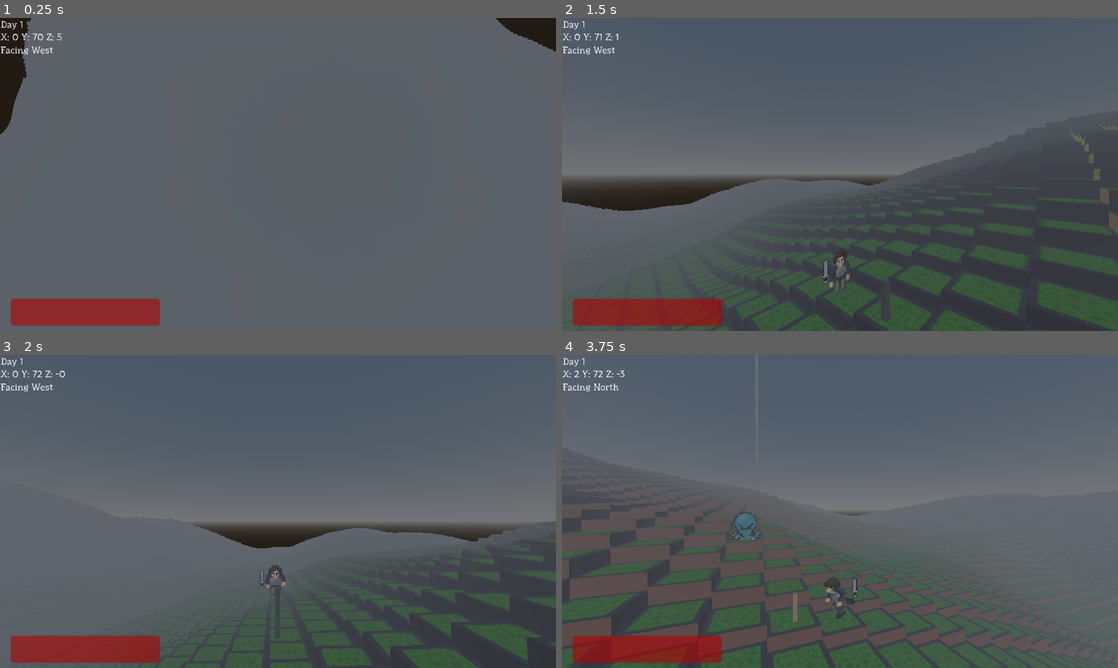
Above: before the commit, frames 1-4 (two rows, left to right).
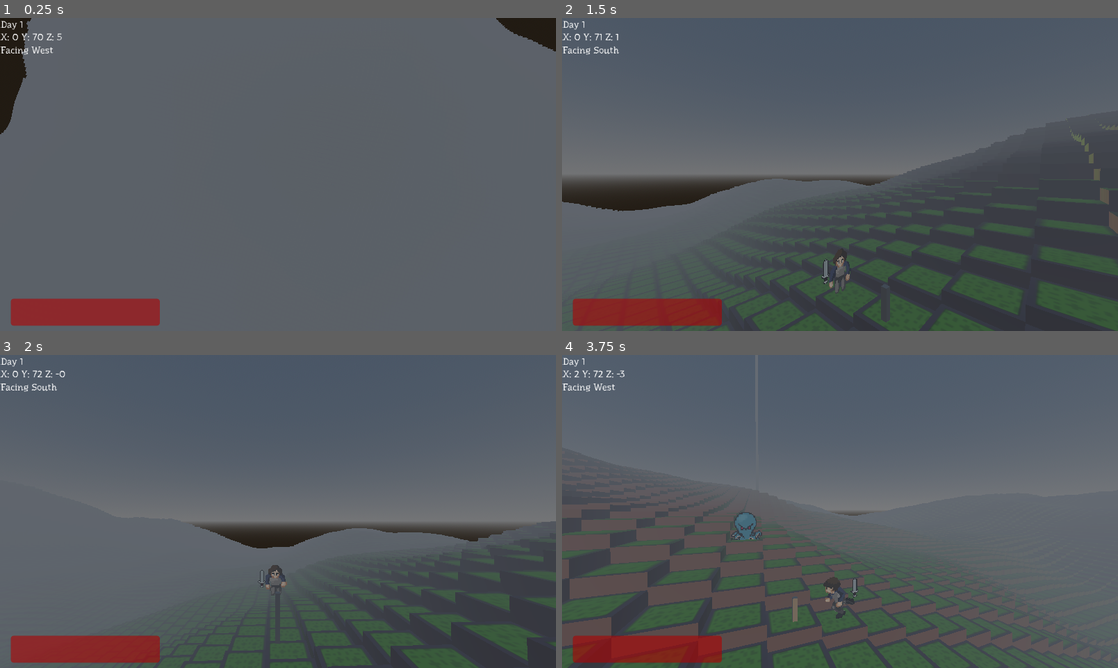
Above: after the commit, the same moments.

Repository: AkivaNugent/CSI-280_PROJECT-OCTOPUS
Game: Godot game, scene res://node_3d.tscn
Two runs of this game, one before a commit and one after it. Both use one fixed random seed, a clock stepped at 60 frames per second and the inputs below. This scene is started directly instead of the project's main scene.
Inputs (mouse positions are in pixels of both pictures, inside the frame that each line leads up to):
- Up to frame 1 (0.25 s): no input
- Up to frame 2 (1.5 s): tap Enter (ui_accept) at 0.5, 0.77 s; move the mouse to (962, 158) at 0.52 s; hold D (right) 0.53-1.28 s; hold Shift (sprint) 0.53-1.28 s; click (962, 158) at 0.67 s; move the mouse to (728, 190) at 1.27 s; hold S (down) from 1.28 s (still down); tap Q at 1.35 s
- Up to frame 3 (2 s): keep holding S (down); tap Enter (ui_accept) at 1.52 s
- Up to frame 4 (3.75 s): move the mouse to (895, 442) at 2.02 s; release S (down) at 2.03 s; hold D (right) 2.03-2.78 s; hold E 2.03-2.78 s; move the mouse to (812, 574) at 2.77 s; hold W (up) 2.78-3.53 s; tap Shift (sprint) at 2.85 s; click (812, 574) at 2.92 s; tap Enter (ui_accept) at 3.02 s; move the mouse to (1006, 558) at 3.52 s; hold A (left) from 3.53 s (still down); hold Q from 3.53 s (still down)

Frame 1 is identical in both runs. In frame 2, less than 0.1% of the frame differs, in the area x 5-59%, y 9-85%; in frame 3, less than 0.1%; in frame 4, less than 0.1%, in the area x 5-43%, y 9-78%.

Commit message:
Fixed issue with stepup causing player to get stuck on tiny steps (< 0.01)

Diff:
--- a/project_octopus/node_3d.tscn
+++ b/project_octopus/node_3d.tscn
@@ -531,7 +531,7 @@
 unique_name_in_owner = true
 transform = Transform3D(1, 0, 0, 0, 1, 0, 0, 0, 1, 0, 0.0350475, 0.771033)
 
-[node name="MeshInstance3D" type="MeshInstance3D" parent="Player/StairsAheadRayCast3D"]
+[node name="DebugMeshInstance3D" type="MeshInstance3D" parent="Player/StairsAheadRayCast3D"]
 transform = Transform3D(0.1, 0, 0, 0, 1, 0, 0, 0, 0.1, 0, -0.508179, 0)
 mesh = SubResource("BoxMesh_86d5v")
 
--- a/project_octopus/player.gd
+++ b/project_octopus/player.gd
@@ -71,8 +71,8 @@
 		# Find how far to step up; the distance to the test point, plus the distance the tester could travel (which is negative, since it's down), relative to current position. Then extract only the y.
 		var step_height = ((step_pos_with_clearance.origin + down_check_result.get_travel()) - self.global_position).y
 		# Final check to make sure the step height is valid
-		# The step_height <= 0.01 "prevents some physics glitchiness"
-		if step_height > MAX_STEP_HEIGHT or step_height <= 0.01 or (down_check_result.get_collision_point() - self.global_position).y > MAX_STEP_HEIGHT: return false
+		# The step_height <= 0.001 "prevents some physics glitchiness"
+		if step_height > MAX_STEP_HEIGHT or step_height <= 0.001 or (down_check_result.get_collision_point() - self.global_position).y > MAX_STEP_HEIGHT: return false
 		# Make the final jump to new position
 		self.global_position = step_pos_with_clearance.origin + down_check_result.get_travel()
 		apply_floor_snap()
@@ -113,13 +113,13 @@
 
 	pos_text.text = "X: " + str(round(position.x)) + " Y: "  + str(round(position.y)) + " Z: " + str(round(position.z))
 
-	if rotation_degrees.y == 0:
+	if rotation_degrees.y == 360:
 		dir_facing = "North"
 	if rotation_degrees.y == 90:
 		dir_facing = "West"
-	if rotation_degrees.y == -180:
+	if rotation_degrees.y == 180:
 		dir_facing = "South"
-	if rotation_degrees.y == -90:
+	if rotation_degrees.y == 270:
 		dir_facing = "East"
 	facing_text.text = "Facing " + dir_facing
 
@@ -214,9 +214,9 @@
 	# Basically: if positive X is in the player's X axis, then map X to X and Z to Z, then consider the sign of positiveX.
 	# If positive X is in the Z axis relative to the player, swap the variables before considering the sign
 	if int(positiveX.x) != 0:
-		$StairsAheadRayCast3D.position = Vector3(norm.x * positiveX.x, 0, norm.z * positiveX.x)
-	else:
-		$StairsAheadRayCast3D.position = Vector3(-norm.z * positiveX.z, 0, norm.x * positiveX.z)
+		$StairsAheadRayCast3D.position = Vector3(norm.x * positiveX.x, -0.1, norm.z * positiveX.x)
+	else:
+		$StairsAheadRayCast3D.position = Vector3(-norm.z * positiveX.z, -0.1, norm.x * positiveX.z)
 
 	if not _step_up(delta):
 		move_and_slide()
